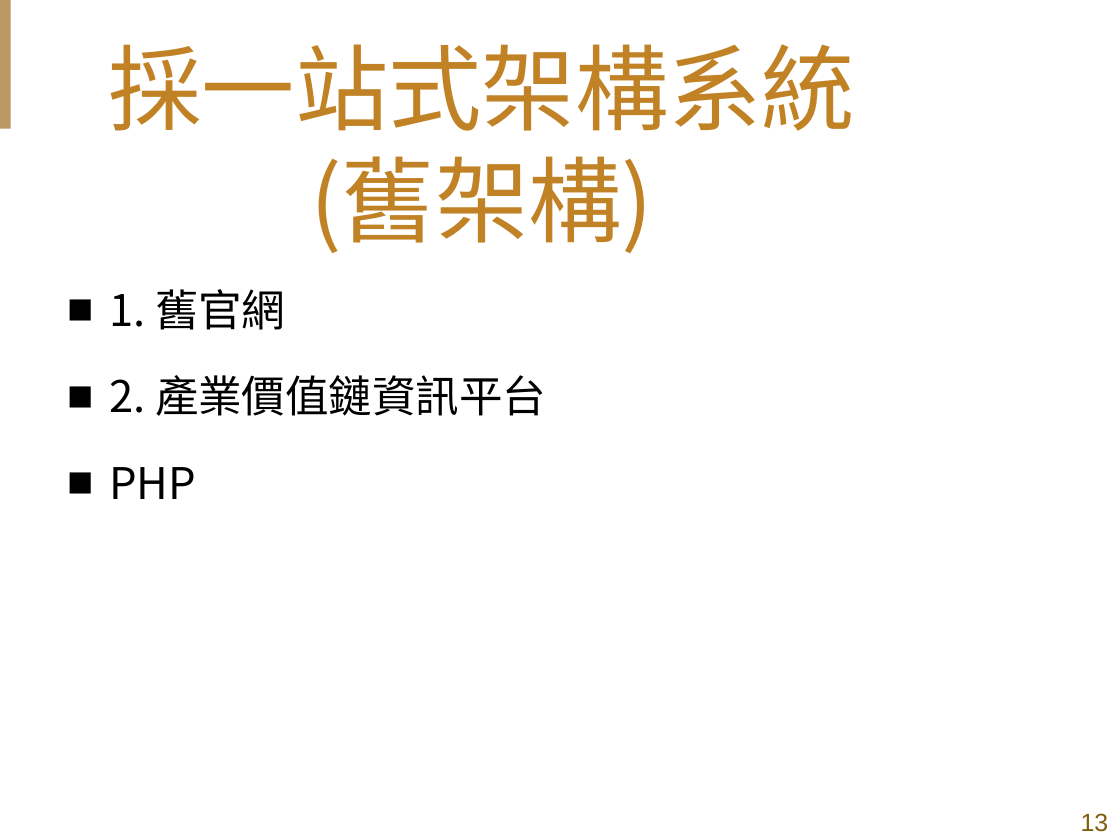
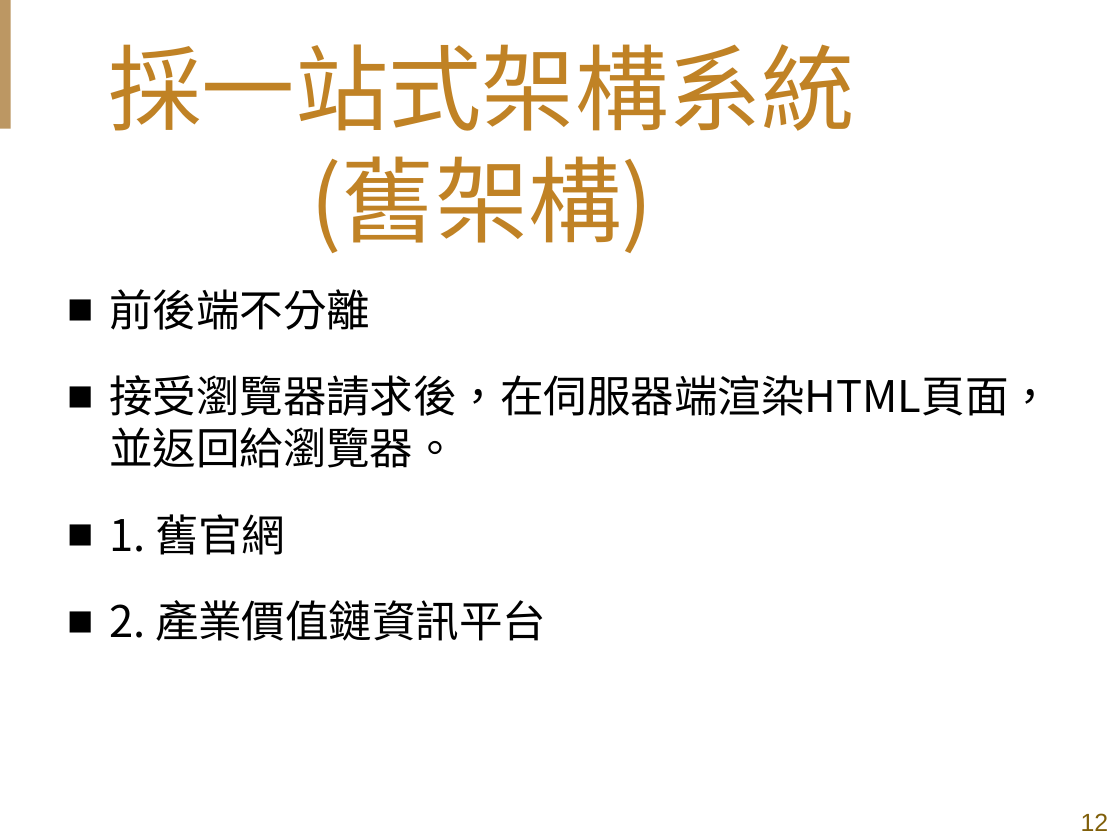
Before and after one commit to shih33/java_atguigu, a slide deck: slide 12 of 期末報告/期末簡報_施詠舜.pptx (slide 13 before the commit). Drawn at 1120x840 pixels with LibreOffice and Linux fonts; fonts in the diff are those of the drawing; background and template pictures are left out. Boxes give left, top, right and bottom in pixels: in the first picture for what was removed or moved away, otherwise in the second. Text is boxed around its words. In the diff, an @@ line names an element or a change of style, - is before the commit and + after.

```diff
--- a/期末報告/期末簡報_施詠舜.pptx
+++ b/期末報告/期末簡報_施詠舜.pptx
@@ text at (109,289,1052,468): paragraphs added @@
+■ 前後端不分離
+■ 接受瀏覽器請求後，在伺服器端渲染HTML頁面，並返回給瀏覽器。
@@ text at (109,467,196,499): paragraph removed @@
-■ PHP
@@ page number at (1081,813,1109,831): text changed @@
-13
+12
```
Also in this commit, not shown: 7 other slides changed, 1 slide added, 2 slides removed, 2 other files.
